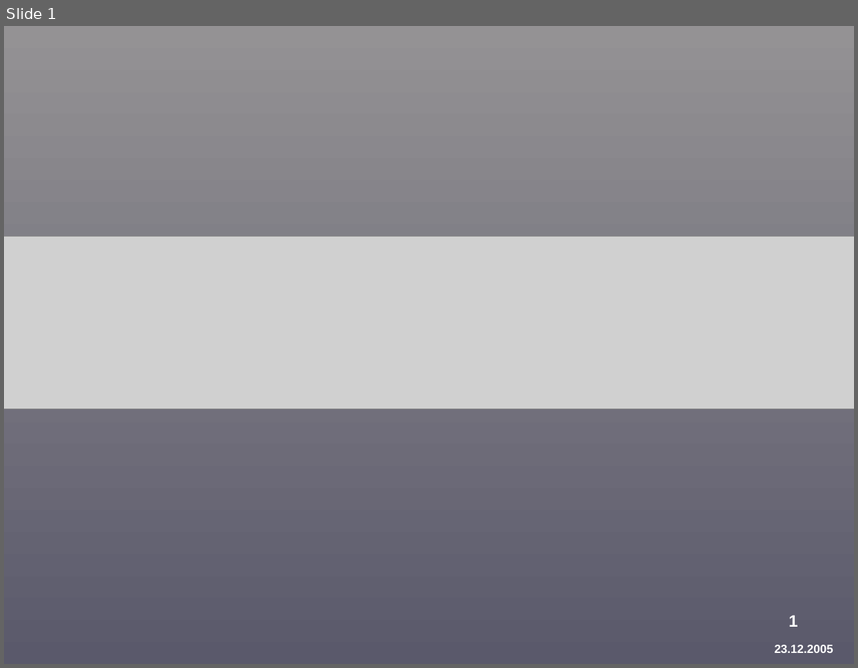
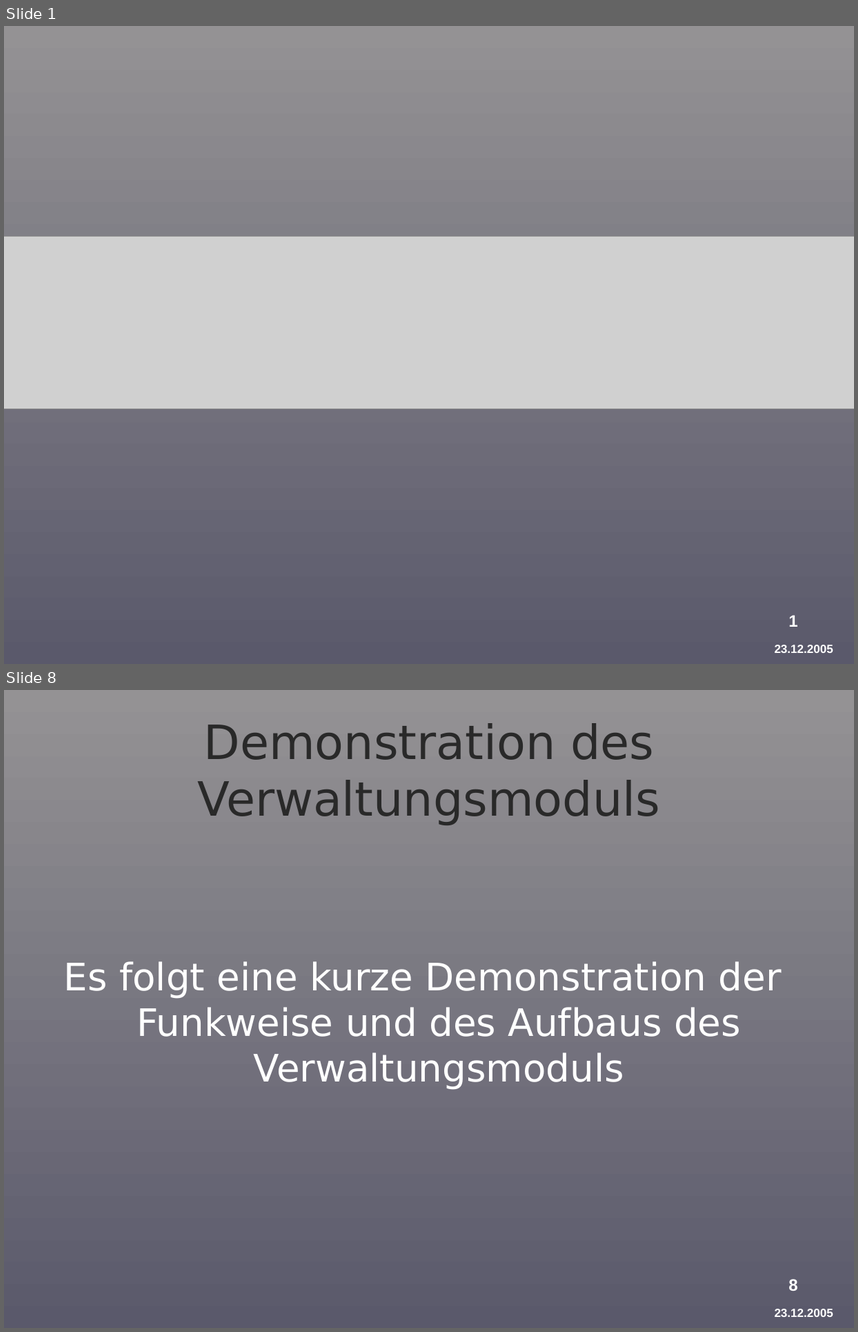
Before and after one commit to BackupTheBerlios/provirent-svn, a slide deck: docu/präsentation/Provirent-Vortrag-2-Griesch.ppt. Shown one above the other, each under a label of ours: slide 1 before the commit, slides 1 and 8 after it; the slides between them are not shown. The pictures are 858x668 and 858x1332 pixels, drawn with LibreOffice and Linux fonts; fonts in the diff are those of the drawing; grey boxes stand for pictures; background and template pictures are left out. Boxes give left, top, right and bottom in pixels: in the first picture for what was removed or moved away, otherwise in the second. Text is boxed around its words. In the diff, an @@ line names an element or a change of style, - is before the commit and + after.

```diff
--- a/docu/präsentation/Provirent-Vortrag-2-Griesch.ppt
+++ b/docu/präsentation/Provirent-Vortrag-2-Griesch.ppt
@@ slide 8 added at (4,690,854,1328), background gradient #949294 to #5A596B; not listed: 2 template elements that a slide beside it also shows @@
@@ title added at (198,723,660,825), 40 pt, text #292929 @@
+Demonstration des Verwaltungsmoduls
@@ text added at (64,961,782,1089), 32 pt, text #FFFFFF @@
+Es folgt eine kurze Demonstration der Funkweise und des Aufbaus des Verwaltungsmoduls
```
Also in this commit, not shown: 2 slides changed, 5 other slides added, 2 slides removed, 1 other file.
